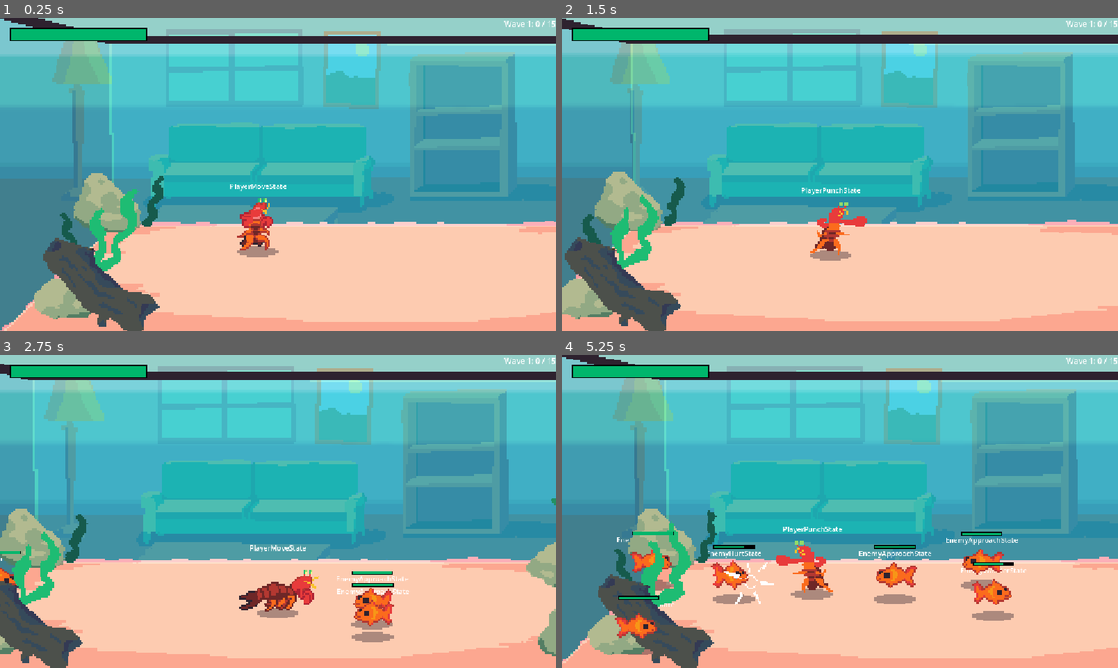
Above: before the commit, frames 1-4 (two rows, left to right).
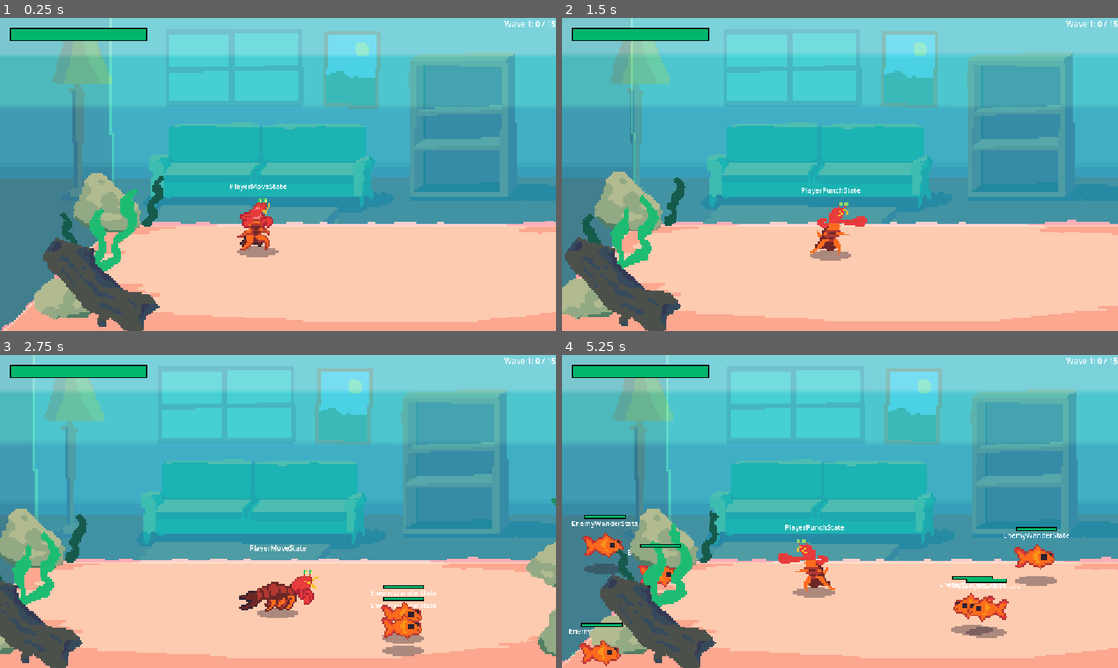
Above: after the commit, the same moments.

Repository: zhang-edward/shrimp-beat-em-up
Game: Godot game, scene res://scenes/Game.tscn
The game is run twice, just before and just after one commit, with the same random seed, the same clock (stepped at 60 frames per second) and the same inputs.
Inputs:
- Up to frame 1 (0.25 s): no input
- Up to frame 2 (1.5 s): hold Right (move_right) 0.53-1.28 s; tap F (attack) at 0.6, 1.35 s; tap Space (jump) at 0.77 s; hold Down (move_down) from 1.28 s (still down)
- Up to frame 3 (2.75 s): tap Space (jump) at 1.52 s; release Down (move_down) at 2.03 s; hold Right (move_right) from 2.03 s (still down); tap F (attack) at 2.1 s
- Up to frame 4 (5.25 s): release Right (move_right) at 2.78 s; hold Up (move_up) 2.78-3.53 s; tap F (attack) every 0.75 s from 2.85 to 5.1 s; tap Space (jump) at 3.02, 3.77, 4.52 s; hold Left (move_left) 3.53-5.03 s; hold Down (move_down) from 5.03 s (still down)

The runs differ from the first frame. In frame 1, 6.8% of the frame differs, in the area x 0-100%, y 0-9%; in frame 2, 7.0%; in frame 3, 9.5%; in frame 4, 16%, in the area x 0-100%, y 0-100%.

Commit message:
Enemy AI Revamp
- enemies now orbit around the player when in "wander" mode
- 2 enemies max will aggro a player at a time to prevent mobbing

Diff:
--- a/prefab/Enemy.tscn
+++ b/prefab/Enemy.tscn
@@ -68,7 +68,7 @@
 [node name="StateMachine" type="Node" parent="." unique_id=2094818322]
 unique_name_in_owner = true
 script = ExtResource("2_e3gy8")
-initial_state = NodePath("EnemyApproachState")
+initial_state = NodePath("EnemyWanderState")
 
 [node name="EnemyApproachState" type="Node" parent="StateMachine" unique_id=1482968835 node_paths=PackedStringArray("next_state", "attack_state")]
 script = ExtResource("7_y16dy")
@@ -76,21 +76,23 @@
 attack_state = NodePath("../EnemyAttackState")
 metadata/_custom_type_script = "uid://bukmh6a1bpgy"
 
-[node name="EnemyAttackState" type="Node" parent="StateMachine" unique_id=1390354486 node_paths=PackedStringArray("next_state")]
+[node name="EnemyAttackState" type="Node" parent="StateMachine" unique_id=1390354486 node_paths=PackedStringArray("approach_state", "wander_state")]
 script = ExtResource("7_n3fxy")
 windup_time_seconds = 0.5
 attack_active_time_seconds = 0.2
 recovery_time_seconds = 0.5
-next_state = NodePath("../EnemyApproachState")
+approach_state = NodePath("../EnemyApproachState")
+wander_state = NodePath("../EnemyWanderState")
 
-[node name="EnemyHurtState" type="Node" parent="StateMachine" unique_id=1114880896 node_paths=PackedStringArray("default_state")]
+[node name="EnemyHurtState" type="Node" parent="StateMachine" unique_id=1114880896 node_paths=PackedStringArray("approach_state", "wander_state")]
 unique_name_in_owner = true
 script = ExtResource("8_y16dy")
-default_state = NodePath("../EnemyWanderState")
+approach_state = NodePath("../EnemyApproachState")
+wander_state = NodePath("../EnemyWanderState")
 
-[node name="EnemyWanderState" type="Node" parent="StateMachine" unique_id=1147463591 node_paths=PackedStringArray("nextState")]
+[node name="EnemyWanderState" type="Node" parent="StateMachine" unique_id=1147463591 node_paths=PackedStringArray("approach_state")]
 script = ExtResource("9_kkroo")
-nextState = NodePath("../EnemyAttackState")
+approach_state = NodePath("../EnemyApproachState")
 
 [node name="DebugStateMachineLabel" type="Label" parent="." unique_id=155363593 node_paths=PackedStringArray("state_machine")]
 anchors_preset = 5
--- a/scenes/Game.tscn
+++ b/scenes/Game.tscn
@@ -284,7 +284,7 @@
 collision_mask = 3
 
 [node name="CollisionShape2D" type="CollisionShape2D" parent="BG/Boundaries" unique_id=1428512183]
-position = Vector2(286, 36.75)
+position = Vector2(286, 56)
 shape = SubResource("RectangleShape2D_mod73")
 
 [node name="CollisionShape2D2" type="CollisionShape2D" parent="BG/Boundaries" unique_id=206786321]
--- a/scripts/Enemy.gd
+++ b/scripts/Enemy.gd
@@ -1,7 +1,7 @@
 class_name Enemy
 extends CharacterBody2D
 
-const AUTO_FACE_PLAYER_RANGE = 200
+const MAX_AGGRO_ENEMIES := 2
 
 @export var move_speed := 100.0
 @export var player_ref: Player
@@ -25,20 +25,7 @@
 	player_ref = player
 	enemy_config = config
 
-func _process(delta: float) -> void:
-	if state_machine.state is not EnemyAttackState:
-		if velocity.length_squared() > 0:
-			sprite.play("move")
-		else:
-			sprite.play("default")
-
-	if velocity.x != 0 and state_machine.state is not EnemyHurtState:
-		sprite.flip_h = velocity.x < 0
-
-	if (player_ref.position - position).length() <= AUTO_FACE_PLAYER_RANGE:
-		sprite.flip_h = position.x > player_ref.position.x
-
-
+# func _process(delta: float) -> void:
 func _physics_process(delta: float) -> void:
 	velocity = MovementUtils.scale_velocity(absolute_velocity)
 	move_and_slide()
@@ -53,3 +40,14 @@
 
 func get_sprite_size():
 	return sprite.sprite_frames.get_frame_texture("default", 0).get_size() * sprite.scale
+
+func is_aggroing() -> bool:
+	return state_machine.state is EnemyApproachState or state_machine.state is EnemyAttackState
+
+# Excludes self, so the answer holds whether claiming a slot or keeping one
+func can_take_aggro_slot() -> bool:
+	var others_aggroing := 0
+	for other in get_parent().get_children():
+		if other != self and is_instance_valid(other) and other is Enemy and other.is_aggroing():
+			others_aggroing += 1
+	return others_aggroing < MAX_AGGRO_ENEMIES
--- a/scripts/enemy_states/EnemyApproachState.gd
+++ b/scripts/enemy_states/EnemyApproachState.gd
@@ -6,6 +6,7 @@
 const ATTACK_RANGE_Y := 20.0
 const ATTACK_COOLDOWN_SECONDS := 1.0
 const STATE_DURATION_SECONDS := 10.0
+const AUTO_FACE_PLAYER_RANGE = 200
 
 @export var next_state: State
 @export var attack_state: EnemyAttackState
@@ -35,7 +36,20 @@
 		enemy.absolute_velocity = Vector2.ZERO
 		state_machine.transition_to(attack_state)
 
+	animate()
 
 	state_timer -= _delta
 	if state_timer <= 0.0:
 		state_machine.transition_to(next_state)
+
+
+func animate():
+	if enemy.velocity.length_squared() > 0:
+		enemy.sprite.play("move")
+	else:
+		enemy.sprite.play("default")
+
+	if (enemy.player_ref.position - enemy.position).length() <= AUTO_FACE_PLAYER_RANGE:
+		enemy.sprite.flip_h = enemy.position.x > enemy.player_ref.position.x
+	elif enemy.velocity.x != 0:
+		enemy.sprite.flip_h = enemy.velocity.x < 0
--- a/scripts/enemy_states/EnemyAttackState.gd
+++ b/scripts/enemy_states/EnemyAttackState.gd
@@ -6,7 +6,8 @@
 @export var windup_time_seconds: float
 @export var attack_active_time_seconds: float
 @export var recovery_time_seconds: float
-@export var next_state: EnemyState
+@export var approach_state: EnemyState
+@export var wander_state: EnemyState
 
 var hitbox_scene: PackedScene = preload("res://prefab/Hitbox.tscn")
 var t: float
@@ -23,7 +24,11 @@
 		elif phase == Phase.ACTIVE:
 			enter_phase(Phase.RECOVERY)
 		elif phase == Phase.RECOVERY:
-			state_machine.transition_to(next_state)
+			# 50% chance to de-aggro so enemy doesn't just keep attacking repeatedly
+			if enemy.can_take_aggro_slot():
+				state_machine.transition_to(approach_state if randf() < 0.5 else wander_state)
+			else:
+				state_machine.transition_to(approach_state)
 			return
 
 func enter_phase(_phase: Phase):
@@ -46,3 +51,6 @@
 	var sprite_size = enemy.get_sprite_size()
 	var hitbox_offset = Vector2(-50, -sprite_size.y / 3) if enemy.sprite.flip_h else Vector2(50, -sprite_size.y / 3)
 	hitbox.init(hitbox_offset, Vector2(64, 64), 0.25, Hitbox.CollideableTypes.Player, 10, enemy, HitEffectRegistry.HIT_EFFECT_1)
+
+func exit() -> void:
+	enemy.sprite.play("default")
--- a/scripts/enemy_states/EnemyHurtState.gd
+++ b/scripts/enemy_states/EnemyHurtState.gd
@@ -4,7 +4,8 @@
 const BASE_KNOCKBACK := 100
 const HITSTUN_SECONDS := 0.5
 
-@export var default_state: State
+@export var approach_state: EnemyApproachState
+@export var wander_state: EnemyWanderState
 var hitstun_timer = 0
 
 func enter(msg := {}):
@@ -18,7 +19,10 @@
 
 	hitstun_timer -= delta
 	if hitstun_timer <= 0:
-		state_machine.transition_to(default_state)
+		if enemy.can_take_aggro_slot():
+			state_machine.transition_to(approach_state)
+		else:
+			state_machine.transition_to(wander_state)
 
 func exit() -> void:
 	enemy.velocity = Vector2.ZERO
--- a/scripts/enemy_states/EnemyWanderState.gd
+++ b/scripts/enemy_states/EnemyWanderState.gd
@@ -1,41 +1,85 @@
 class_name EnemyWanderState
 extends EnemyState
 
-const WANDER_TIME_SECONDS_MAX := 3.0
-const WANDER_TIME_SECONDS_MIN := 1.0
-const PAUSE_TIME_SECONDS_MAX := 4.0
+const ORBIT_SPEED_FACTOR := 1.1
+const ARRIVAL_DISTANCE := 1.0 # Deadzone
+
+const AGGRO_RETRY_SECONDS := 5.0
+
+const WANDER_TIME_SECONDS_MAX := 8.0
+const WANDER_TIME_SECONDS_MIN := 4.0
+const PAUSE_TIME_SECONDS_MAX := 2.0
 const PAUSE_TIME_SECONDS_MIN := 1.0
 const STATE_DURATION_SECONDS := 10.0
 
-@export var nextState: State
+@export var approach_state: State
 
 var state_timer := 0.0 # Timer to track how long the enemy has been in the current state
 var timer := 0.0
 var wandering := false
-var random_direction := Vector2.ZERO
+var orbit_angle := 0.0
+var orbit_direction := 1.0
+var orbit_radius := 0
+var orbit_speed_radians := 0.0
 
 func enter(_msg := {}) -> void:
 	state_timer = STATE_DURATION_SECONDS
 	timer = randf_range(PAUSE_TIME_SECONDS_MIN, PAUSE_TIME_SECONDS_MAX)
 	wandering = false
-	random_direction = Vector2.ZERO
 
 func update(_delta: float) -> void:
 	state_timer -= _delta
 	if state_timer <= 0.0:
-		state_machine.transition_to(nextState)
+		if enemy.can_take_aggro_slot():
+			state_machine.transition_to(approach_state)
+			return
+		state_timer = AGGRO_RETRY_SECONDS
 
-	# Pick a random direction to move in, pause randomly
+	# Alternate between chasing the orbiting point and pausing
 	timer -= _delta
 	if timer <= 0.0:
 		wandering = not wandering
 		if wandering:
-			random_direction = Vector2(randf_range(-1.0, 1.0), randf_range(-1.0, 1.0)).normalized()
+			_start_new_orbit()
 			timer = randf_range(WANDER_TIME_SECONDS_MIN, WANDER_TIME_SECONDS_MAX)
 		else:
 			timer = randf_range(PAUSE_TIME_SECONDS_MIN, PAUSE_TIME_SECONDS_MAX)
 
-	if wandering:
-		enemy.absolute_velocity = random_direction * enemy.move_speed
+	if not wandering:
+		enemy.absolute_velocity = Vector2.ZERO
+		return
+
+	# Orbit only advanced while moving
+	orbit_angle = wrapf(orbit_angle + orbit_direction * orbit_speed_radians * _delta, -PI, PI)
+
+	var to_point = _orbit_point() - enemy.global_position
+	enemy.absolute_velocity = Vector2.ZERO if to_point.length() <= ARRIVAL_DISTANCE \
+		else to_point.normalized() * enemy.move_speed
+
+	animate()
+
+func _start_new_orbit() -> void:
+	orbit_radius = randi_range(240, 360)
+	orbit_direction = 1.0 if randf() < 0.5 else -1.0
+	orbit_angle = _enemy_orbit_angle()
+	orbit_speed_radians = ORBIT_SPEED_FACTOR * enemy.move_speed / orbit_radius
+
+# The point circling the player, on an ellipse
+func _orbit_point() -> Vector2:
+	return enemy.player_ref.global_position + Vector2(
+		cos(orbit_angle) * orbit_radius,
+		sin(orbit_angle) * orbit_radius * MovementUtils.DEPTH_SCALE * 0.5 # squashed on y axis so it reads as ellipse
+	)
+
+func _enemy_orbit_angle() -> float:
+	var offset = enemy.global_position - enemy.player_ref.global_position
+	return atan2(offset.y / MovementUtils.DEPTH_SCALE, offset.x)
+
+func animate():
+	if enemy.velocity.length_squared() > 0:
+		enemy.sprite.play("move")
 	else:
-		enemy.absolute_velocity = Vector2.ZERO
+		enemy.sprite.play("default")
+
+	if enemy.velocity.x != 0:
+		enemy.sprite.flip_h = enemy.velocity.x < 0
Binary file changed: sprites/bg_sm.aseprite
Binary file changed: sprites/bg_sm.png
